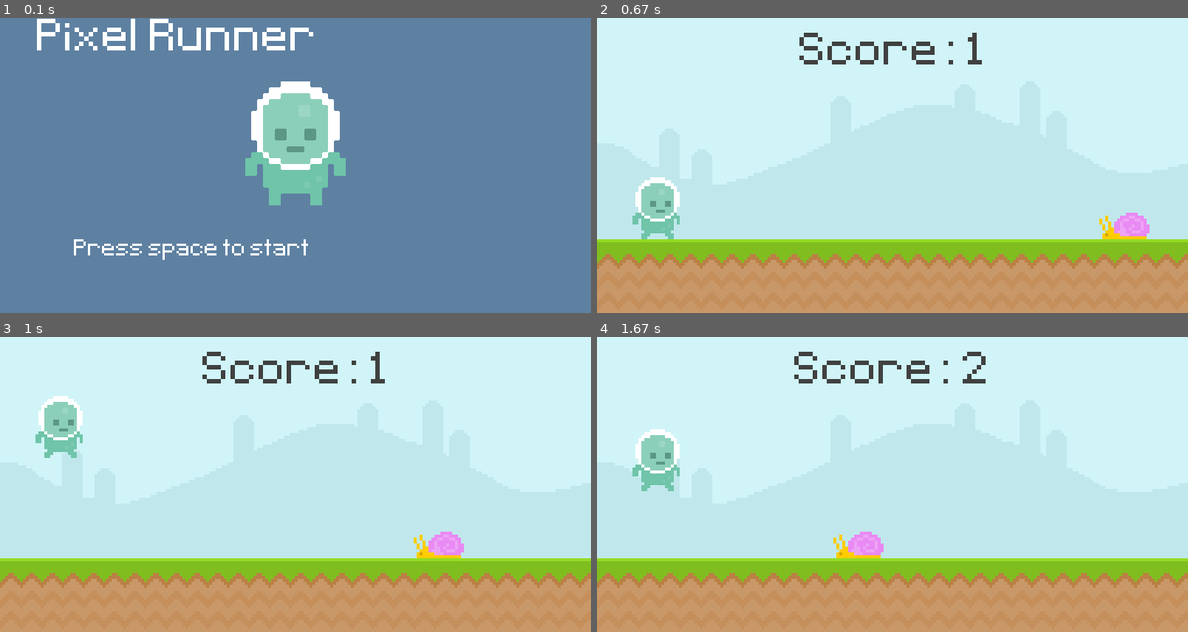
Above: before the commit, frames 1-4 (two rows, left to right).
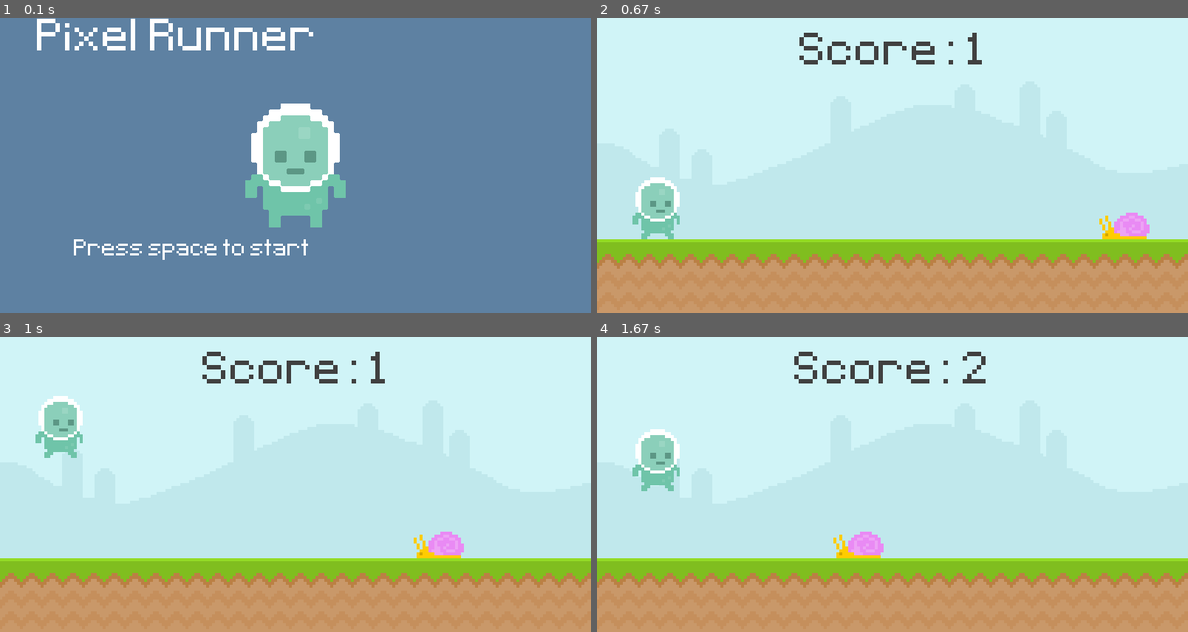
Above: after the commit, the same moments.

Repository: progchris00/Python-Projects
Game: pygame game, started from Pygames/Runner/main.py
Same seed, same stepped clock (60 frames per second), same inputs: the game is played once before the commit and once after it.
Inputs (mouse positions are in pixels of both pictures, inside the frame that each line leads up to):
- Up to frame 1 (0.1 s): no input
- Up to frame 2 (0.67 s): tap Space at 0.33 s
- Up to frame 3 (1 s): click (295, 502) at 0.72 s
- Up to frame 4 (1.67 s): click (1111, 587) at 1.55 s

The runs differ from the first frame. In frame 1, 4.6% of the frame differs, in the area x 41-59%, y 21-71%; in frame 2, nothing differs; in frame 3, nothing differs; in frame 4, nothing differs.

Commit message:
Change background color

Diff:
--- a/Pygames/Runner/main.py
+++ b/Pygames/Runner/main.py
@@ -17,7 +17,6 @@
 game_active = False
 start_time = 0
 
-
 sky_surface = pygame.image.load('graphics/Sky.png').convert()
 ground_surface = pygame.image.load('graphics/ground.png').convert()
 
@@ -29,9 +28,11 @@
 player_surf = pygame.image.load('graphics/Player/player_walk_1.png').convert_alpha()
 player_rect = player_surf.get_rect(midbottom = (80, 300))
 player_gravity = 0
-player_stand = pygame.image.load('graphics/Player/player_stand.png')
+
+# Intro screen
+player_stand = pygame.image.load('graphics/Player/player_stand.png').convert_alpha()
 player_stand2x = pygame.transform.scale2x(player_stand)
-player_stand_rect = player_stand2x.get_rect(center = (400, 170))
+player_stand_rect = player_stand2x.get_rect(center = (400, 200))
 
 
 while True:
@@ -76,7 +77,6 @@
         screen.blit(player_stand2x, player_stand_rect)
         screen.blits([(bottom_message, (100, 300)), (top_message, (50, 0))])
 
-        # Fix position, color, font size
 
 
 
